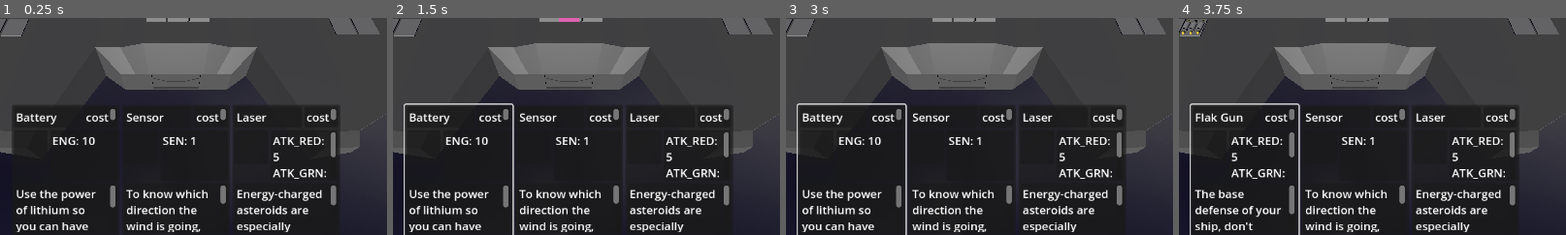
Above: before the commit, frames 1-4 (left to right).
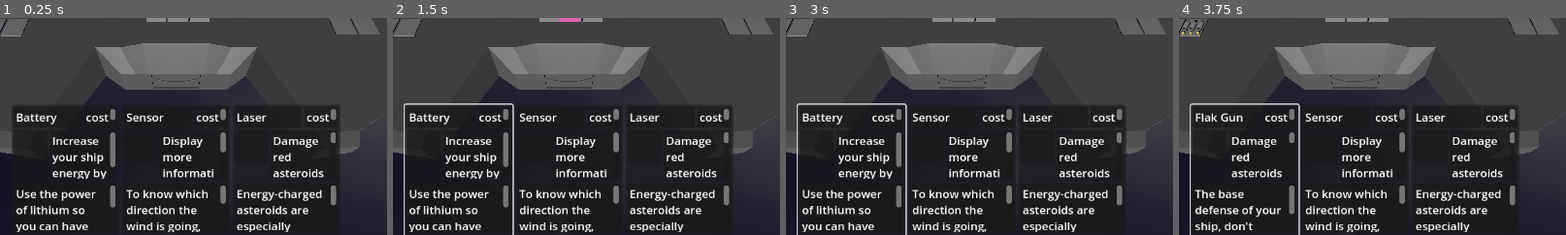
Above: after the commit, the same moments.

Repository: Xwilarg/LudumDare54
Game: Godot game, scene res://Scenes/Main.tscn
Same seed, same stepped clock (60 frames per second), same inputs: the game is played once before the commit and once after it. Video files are missing from this copy of the repository; at most half a second of black plays in their place.
Inputs (mouse positions are % of the whole screen's width and height, from its top left):
- Up to frame 1 (0.25 s): no input
- Up to frame 2 (1.5 s): click (36, 85) at 0.52 s; click (36, 85) at 1.27 s
- Up to frame 3 (3 s): click (36, 85) at 2.02 s; tap Enter at 2.75 s; move the mouse to (72, 45) at 2.77 s; click (72, 45) at 2.92 s
- Up to frame 4 (3.75 s): tap Space at 3.5 s; move the mouse to (30, 55) at 3.52 s; click (30, 55) at 3.67 s
The pictures show only the part of the screen within x 27-77%, y 50-100%; the shares and areas given below are measured in that part.

The runs differ from the first frame. In frame 1, 2.9% of the frame differs, in the area x 13-87%, y 52-75%; in frame 2, 2.9%; in frame 3, 2.9%; in frame 4, 2.8%.
Error in both runs: Invalid access to property or key 'current_weather' on a base object of type 'Nil'. (res://Scripts/GameManager.gd:40)

Commit message:
Change displayed card effect with translated text

Diff:
--- a/Scripts/CardGraphic.gd
+++ b/Scripts/CardGraphic.gd
@@ -16,9 +16,12 @@
 	$CardBG/MarginContainer/VBoxContainer/DescPanel/MarginContainer/RichTextLabel.text = c.description
 	$CardBG/MarginContainer/VBoxContainer/HBoxContainer2/EnergyPanel/MarginContainer/RichTextLabel.text = "cost: " + str(c.energyCost)
 
+	var effects_text = ""
 	var effect_text = ""
 
 	for eff in c.effects:
-		effect_text += eff + ": " + str(c.effects[eff]) + "\n"
+		effect_text = tr("EFF_" + eff).replace("%1", str(c.effects[eff]))
 
-	$CardBG/MarginContainer/VBoxContainer/HBoxContainer/StatsPanel/MarginContainer/RichTextLabel.text = effect_text
+		effects_text += effect_text + "\n"
+
+	$CardBG/MarginContainer/VBoxContainer/HBoxContainer/StatsPanel/MarginContainer/RichTextLabel.text = effects_text
